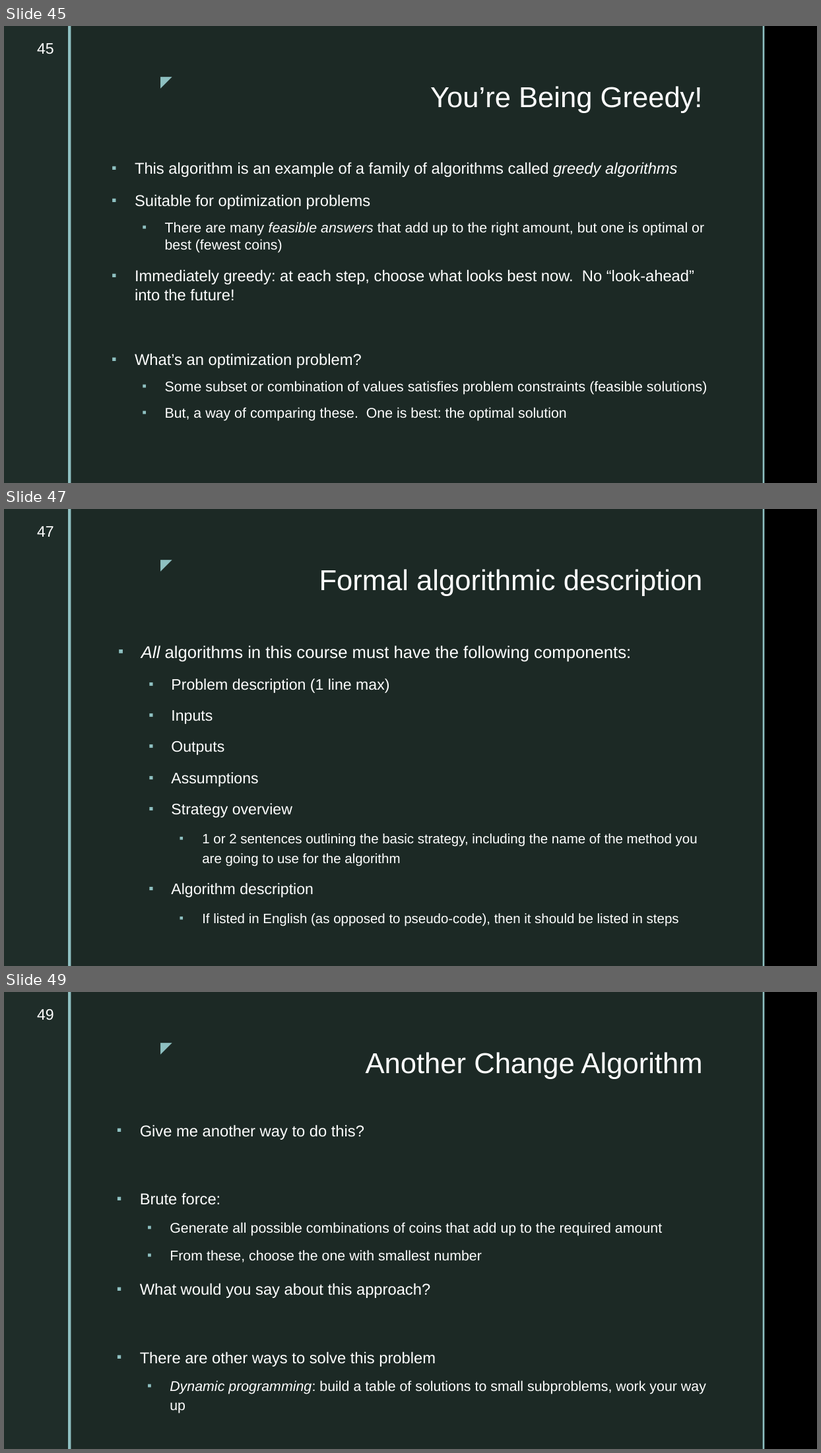
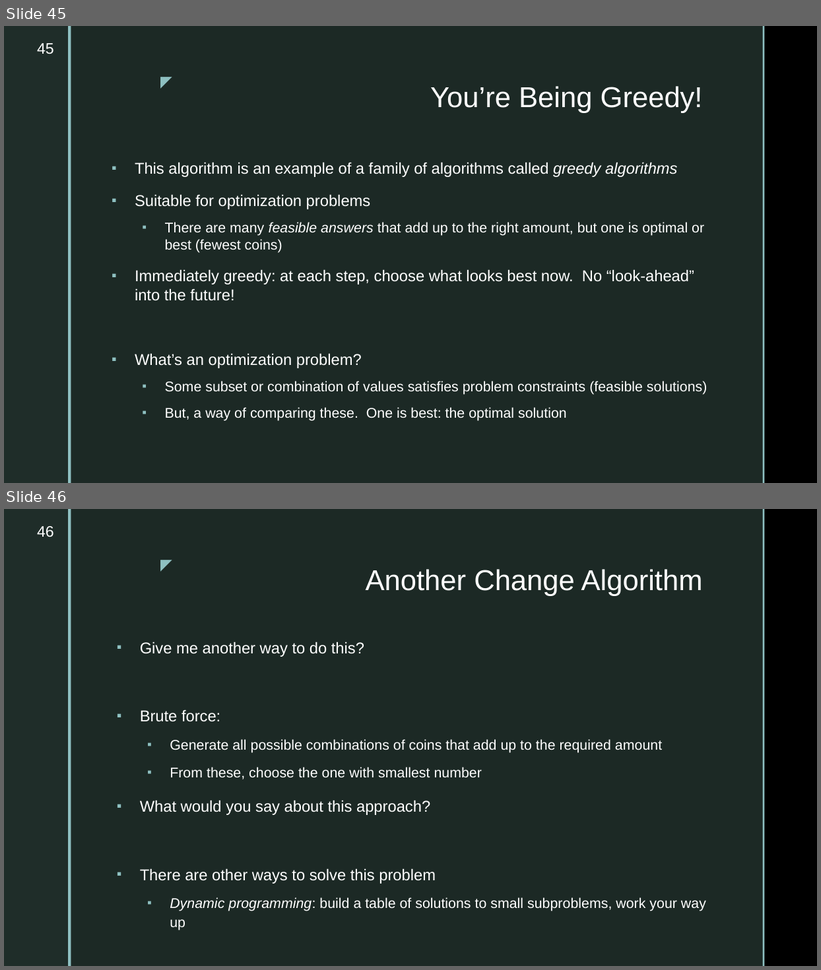
Before and after one commit to markfloryan/dsa2, a slide deck: slides/00-courseintroduction.pptx. Shown one above the other, each under a label of ours: slides 45, 47 and 49 before the commit, slides 45 and 46 after it; the slides between them are not shown. The pictures are 821x1453 and 821x970 pixels, drawn with LibreOffice and Linux fonts; fonts in the diff are those of the drawing; background and template pictures are left out. Boxes give left, top, right and bottom in pixels: in the first picture for what was removed or moved away, otherwise in the second. Text is boxed around its words. In the diff, an @@ line names an element or a change of style, - is before the commit and + after.

```diff
--- a/slides/00-courseintroduction.pptx
+++ b/slides/00-courseintroduction.pptx
@@ slide 47 removed at (4, 509, 817, 966), background picture (left out); not listed: 5 template elements that a slide beside it also shows @@
@@ page number removed at (37, 526, 54, 537) @@
-47
@@ title removed at (319, 569, 703, 596) @@
-Formal algorithmic description
@@ text removed at (141, 646, 698, 927) @@
-▪ All algorithms in this course must have the following components:
-  ▪ Problem description (1 line max)
-  ▪ Inputs
-  ▪ Outputs
-  ▪ Assumptions
-  ▪ Strategy overview
-    ▪ 1 or 2 sentences outlining the basic strategy, including the name of the method you are going to use for the algorithm
-  ▪ Algorithm description
-    ▪ If listed in English (as opposed to pseudo-code), then it should be listed in steps
@@ what was slide 49 is now slide 46 @@
@@ page number at (37, 526, 54, 537): text changed @@
-49
+46
```
Also in this commit, not shown: 4 slides changed, 2 other slides removed.
